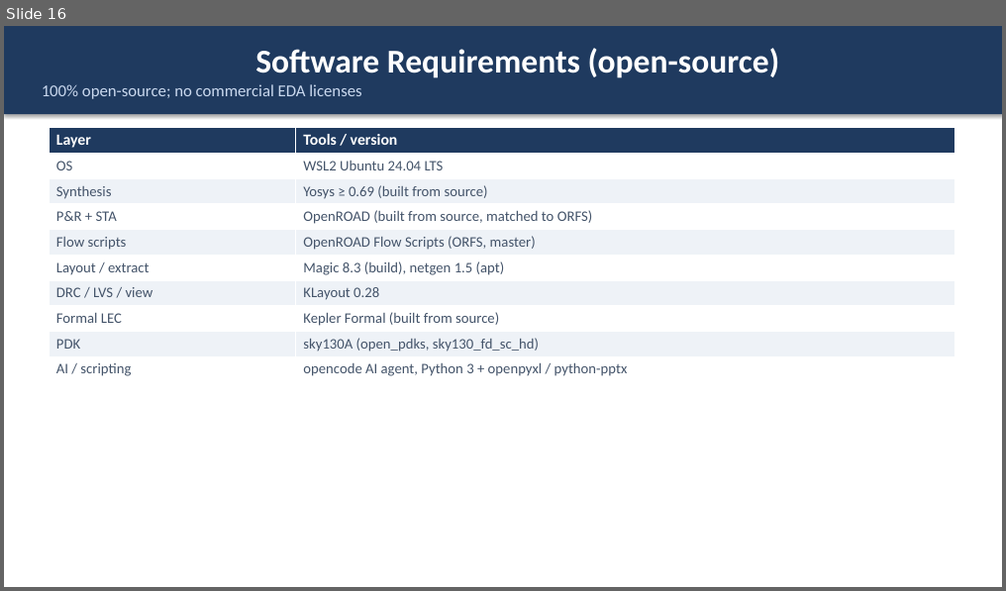
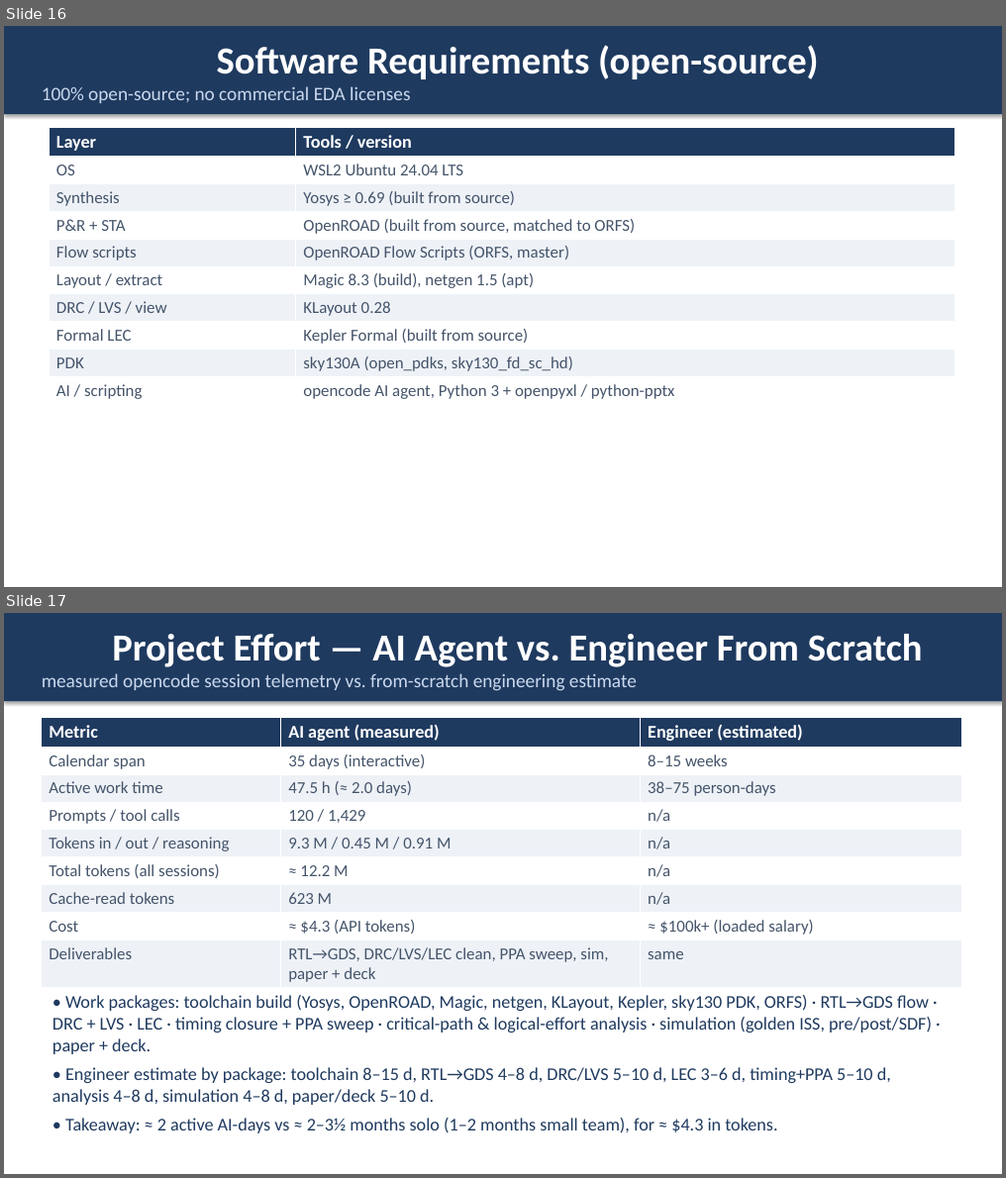
Before and after one commit to wuhannus/lunarch, a slide deck: flow/LUNARCH_AI_Driven_Chip_Design.pptx. Shown one above the other, each under a label of ours: slide 16 before the commit, slides 16 and 17 after it. The pictures are 1006x591 and 1006x1178 pixels, drawn with LibreOffice and Linux fonts; fonts in the diff are those of the drawing. Boxes give left, top, right and bottom in pixels: in the first picture for what was removed or moved away, otherwise in the second. Text is boxed around its words. In the diff, an @@ line names an element or a change of style, - is before the commit and + after.

Commit message:
Deck: add effort summary (slide 17, AI vs engineer) and enlarge fonts x1.15 on all slides

```diff
--- a/flow/LUNARCH_AI_Driven_Chip_Design.pptx
+++ b/flow/LUNARCH_AI_Driven_Chip_Design.pptx
@@ slide 17 added at <box>4,613,1002,1174</box>, background #FFFFFF @@
@@ rectangle added at <box>4,613,1002,701</box>, fill #1F3A5F, 18.4 pt, text #C9D8EE @@
+Project Effort — AI Agent vs. Engineer From Scratch
+measured opencode session telemetry vs. from-scratch engineering estimate
@@ table added at <box>42,718,962,986</box>, 9 rows, 3 columns @@
+Metric | AI agent (measured) | Engineer (estimated)
+Calendar span | 35 days (interactive) | 8–15 weeks
+Active work time | 47.5 h (≈ 2.0 days) | 38–75 person-days
+Prompts / tool calls | 120 / 1,429 | n/a
+Tokens in / out / reasoning | 9.3 M / 0.45 M / 0.91 M | n/a
+Total tokens (all sessions) | ≈ 12.2 M | n/a
+Cache-read tokens | 623 M | n/a
+Cost | ≈ $4.3 (API tokens) | ≈ $100k+ (loaded salary)
+Deliverables | RTL→GDS, DRC/LVS/LEC clean, PPA sweep, sim, paper + deck | same
@@ text added at <box>53,995,932,1134</box>, 17.2 pt, text #1F3A5F @@
+• Work packages: toolchain build (Yosys, OpenROAD, Magic, netgen, KLayout, Kepler, sky130 PDK, ORFS) · RTL→GDS flow · DRC + LVS · LEC · timing closure + PPA sweep · critical-path & logical-effort analysis · simulation (golden ISS, pre/post/SDF) · paper + deck.
+• Engineer estimate by package: toolchain 8–15 d, RTL→GDS 4–8 d, DRC/LVS 5–10 d, LEC 3–6 d, timing+PPA 5–10 d, analysis 4–8 d, simulation 4–8 d, paper/deck 5–10 d.
+• Takeaway: ≈ 2 active AI-days vs ≈ 2–3½ months solo (1–2 months small team), for ≈ $4.3 in tokens.
@@ slide 16 changed as well @@
@@ rectangle "Software Requirements (open-source)" at <box>4,26,1002,114</box>: size 32 to 36.8 pt in "Software Requirements (open-source)"; size 16 to 18.4 pt in "100% open-source; no commercial EDA licenses" @@
@@ table at <box>49,127,954,403</box> @@
@@ size 15 to 17.2 pt in "Layer", "Tools / version" @@
@@ size 14 to 16.1 pt @@
```
Also in this commit, not shown: 18 other slides changed, 1 other file.
